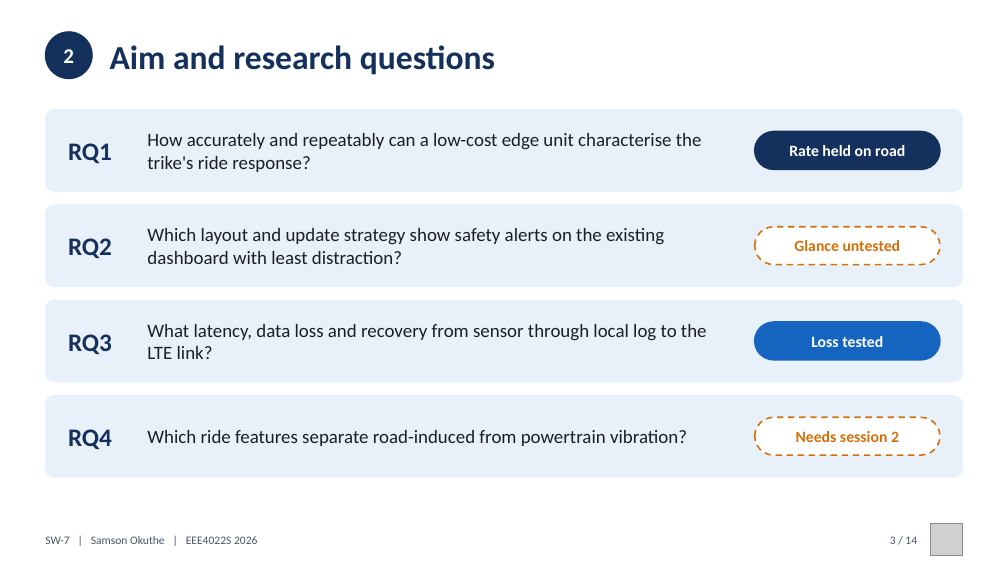
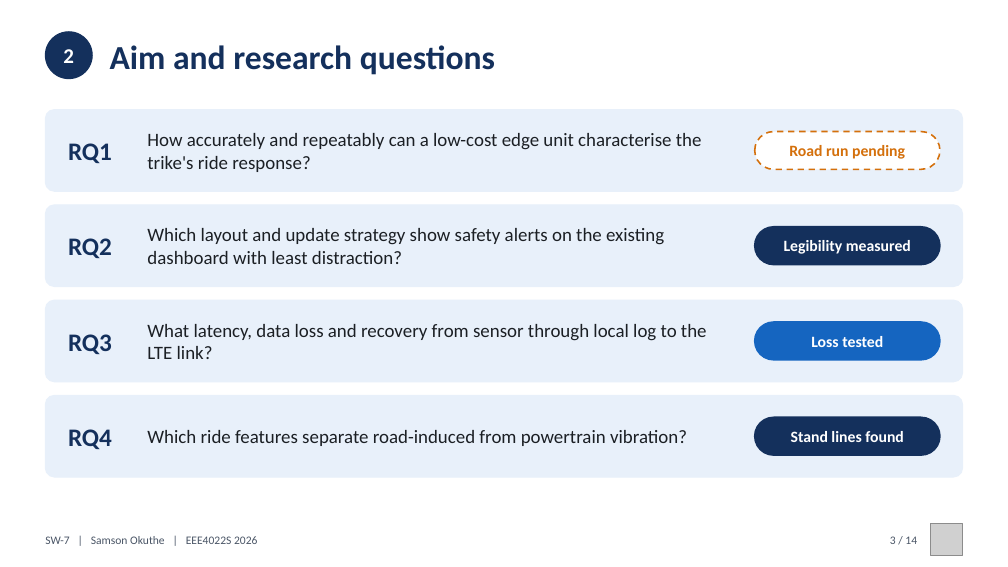
Before and after one commit to 0geder/Tukzie-HPEC-HUD, a slide deck: slide 3 of Presentation/SW7_Final_Presentation.pptx. Drawn at 1008x567 pixels with LibreOffice and Linux fonts; fonts in the diff are those of the drawing; grey boxes stand for pictures. Boxes give left, top, right and bottom in pixels: in the first picture for what was removed or moved away, otherwise in the second. Text is boxed around its words. In the diff, an @@ line names an element or a change of style, - is before the commit and + after.

Commit message:
Presentation: deck and poster updated with the 23 Oct stand runs, mounted calibration, phone GNSS, legibility measurement and the Monday road plan

```diff
--- a/Presentation/SW7_Final_Presentation.pptx
+++ b/Presentation/SW7_Final_Presentation.pptx
@@ rounded rectangle at [755,132,940,169]: fill #14305C to #FFFFFF; outline #14305C 1.5 pt to #D4700C 1.5 pt dashed @@
@@ text at [789,145,905,159]: text changed; text colour #FFFFFF to #D4700C @@
-Rate held on road
+Road run pending
@@ rounded rectangle at [755,227,940,265]: fill #FFFFFF to #14305C; outline #D4700C 1.5 pt dashed to #14305C 1.5 pt @@
@@ text at [784,240,911,254]: text changed; text colour #D4700C to #FFFFFF @@
-Glance untested
+Legibility measured
@@ rounded rectangle at [755,417,940,455]: fill #FFFFFF to #14305C; outline #D4700C 1.5 pt dashed to #14305C 1.5 pt @@
@@ text at [791,431,904,442]: text changed; text colour #D4700C to #FFFFFF @@
-Needs session 2
+Stand lines found
```
Also in this commit, not shown: 7 other slides changed, 6 other files.
